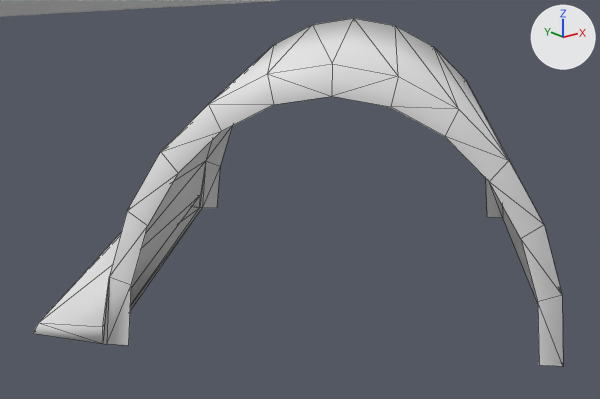
The glTF model zigzagine_antena.glb: old version first, new version second.
Rendered twice from a 50 mm lens placed at (-3.75, -16.196, 0.977), pointed at (-3.521, -15.91, 0.862). Every picture has the same lights, and +X, +Y and +Z are marked at upper right. Mesh edges are drawn as thin lines on the coarser meshes. Where no turn or scale is listed for an object, it has been applied to the vertices.
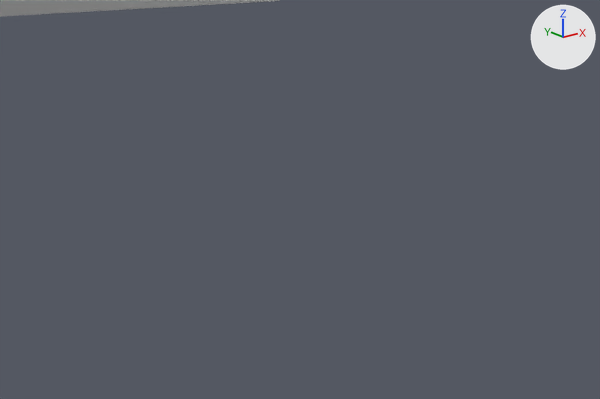
Where the change shows, as pixel boxes [x1, y1, x2, y2] in the pictures (600 x 399 px):
'Cylinder.005', deleted: before [33, 18, 563, 366]

Diff of the bpy script that builds the scene:
```diff
--- a/zigzagine_antena.glb.py
+++ b/zigzagine_antena.glb.py
@@ ob_cylinder_005 @@
-ob_cylinder_005 = bpy.data.objects.new('Cylinder.005', me_cylinder_005)
-ob_cylinder_005.location = (-3.5025, -15.9187, 0.826)
```
